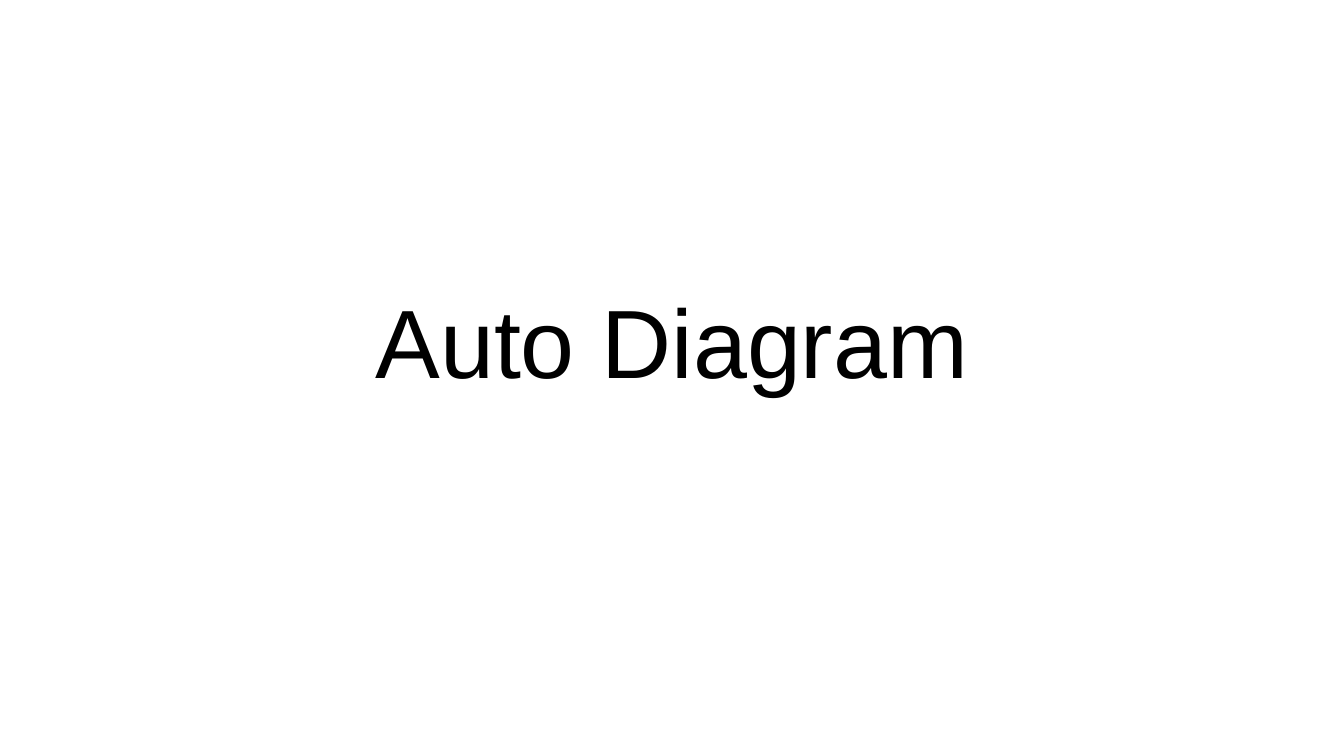
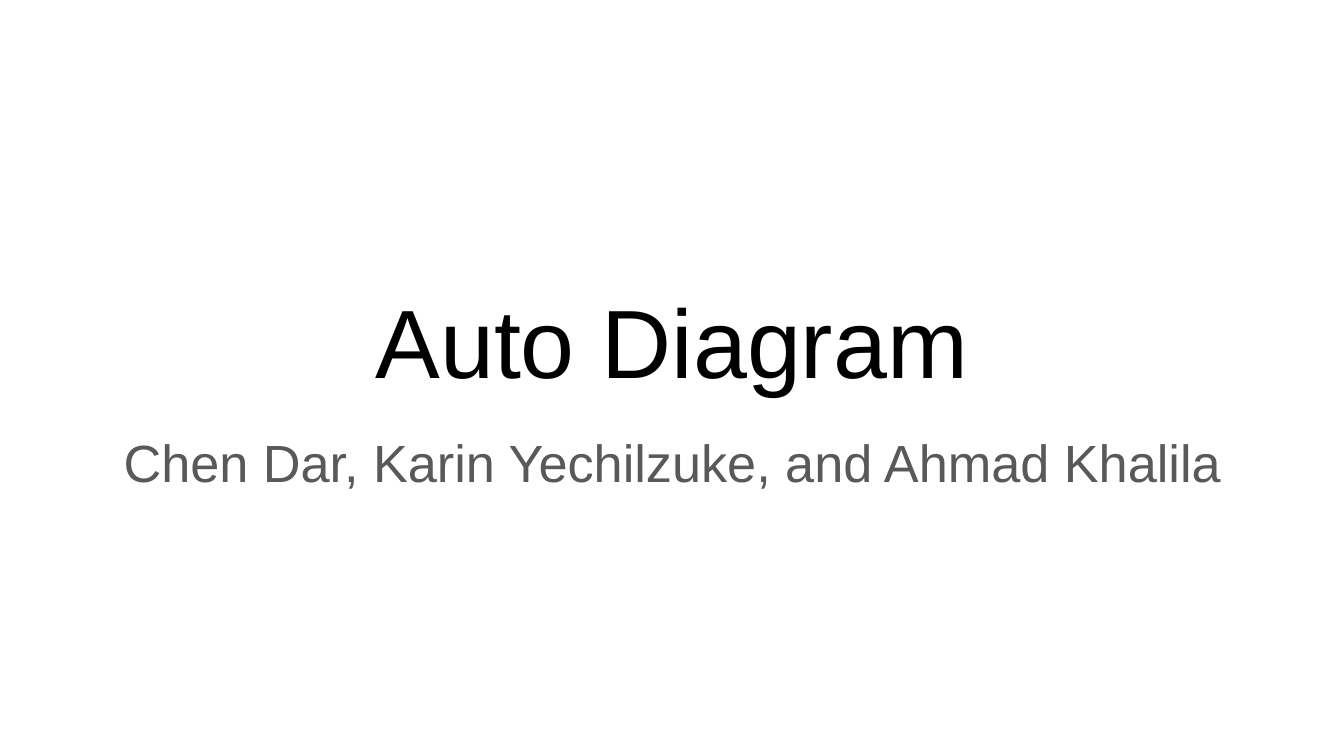
Before and after one commit to gshachar12/auto-diagram, a slide deck: slide 1 of Auto diagram.pptx. Drawn at 1344x756 pixels with LibreOffice and Linux fonts; fonts in the diff are those of the drawing. Boxes give left, top, right and bottom in pixels: in the first picture for what was removed or moved away, otherwise in the second. Text is boxed around its words. In the diff, an @@ line names an element or a change of style, - is before the commit and + after.

Commit message:
updated presentation

```diff
--- a/Auto diagram.pptx
+++ b/Auto diagram.pptx
@@ subtitle added at (x1=124, y1=444, x2=1221, y2=489), 28 pt, text #595959 @@
+Chen Dar, Karin Yechilzuke, and Ahmad Khalila
```
